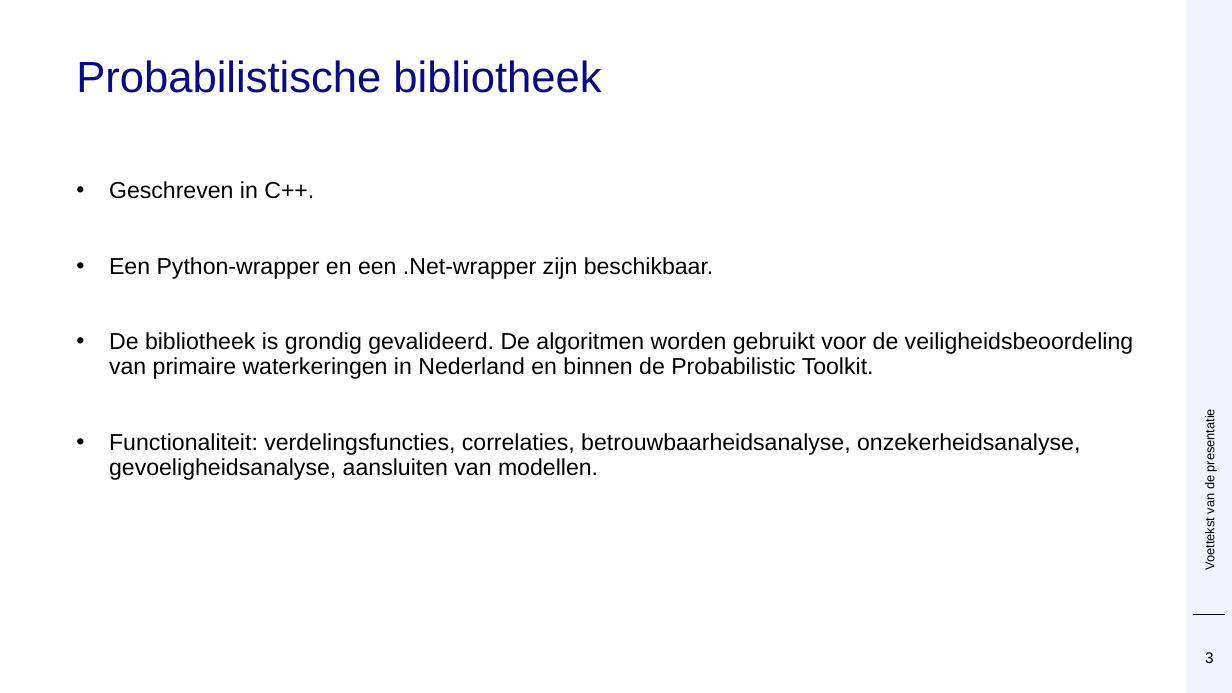
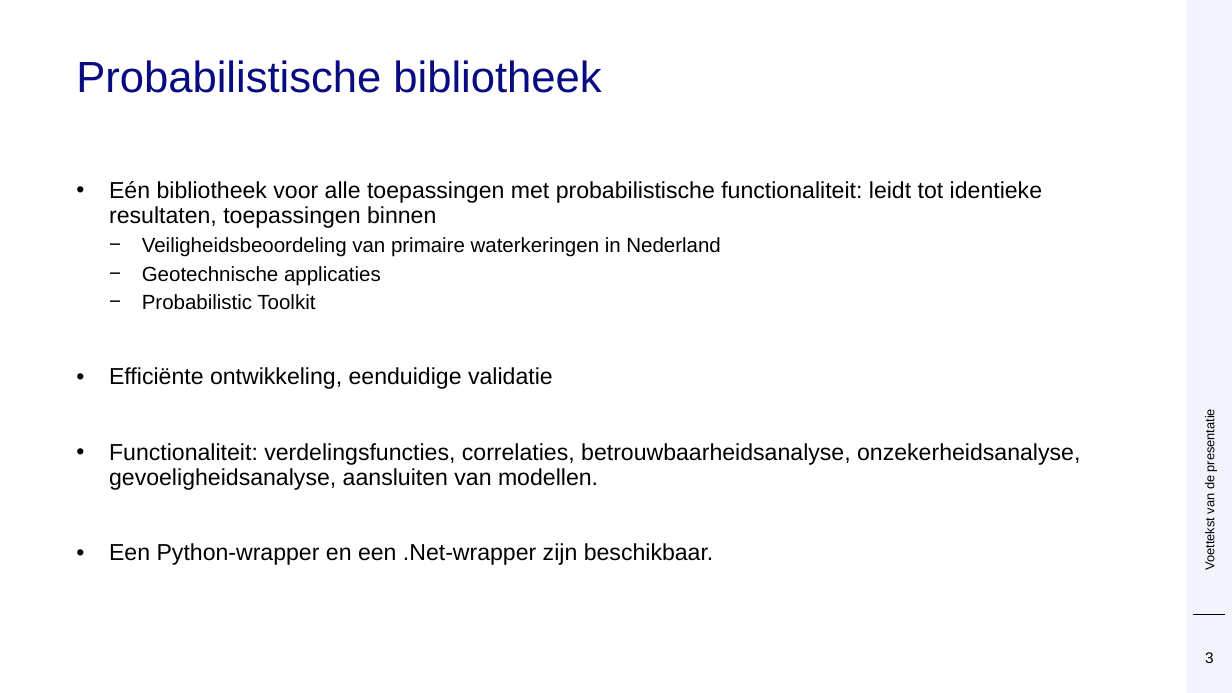
Before and after one commit to Deltares/ProbabilisticLibrary, a slide deck: slide 3 of sources/Deltares.Probabilistic.PWrapper.Examples/kratos/Prob Kratos DSD.pptx. Drawn at 1232x693 pixels with LibreOffice and Linux fonts; fonts in the diff are those of the drawing; background and template pictures are left out. Boxes give left, top, right and bottom in pixels: in the first picture for what was removed or moved away, otherwise in the second. Text is boxed around its words. In the diff, an @@ line names an element or a change of style, - is before the commit and + after.

```diff
--- a/sources/Deltares.Probabilistic.PWrapper.Examples/kratos/Prob Kratos DSD.pptx
+++ b/sources/Deltares.Probabilistic.PWrapper.Examples/kratos/Prob Kratos DSD.pptx
@@ text at [109,181,1080,490]: text changed @@
-• Geschreven in C++.
+• Eén bibliotheek voor alle toepassingen met probabilistische functionaliteit: leidt tot identieke resultaten, toepassingen binnen
+  − Veiligheidsbeoordeling van primaire waterkeringen in Nederland
+  − Geotechnische applicaties
+  − Probabilistic Toolkit
+• Efficiënte ontwikkeling, eenduidige validatie
+• Functionaliteit: verdelingsfuncties, correlaties, betrouwbaarheidsanalyse, onzekerheidsanalyse, gevoeligheidsanalyse, aansluiten van modellen.
@@ text at [109,332,1134,480]: paragraphs removed @@
-• De bibliotheek is grondig gevalideerd. De algoritmen worden gebruikt voor de veiligheidsbeoordeling van primaire waterkeringen in Nederland en binnen de Probabilistic Toolkit.
-• Functionaliteit: verdelingsfuncties, correlaties, betrouwbaarheidsanalyse, onzekerheidsanalyse, gevoeligheidsanalyse, aansluiten van modellen.
```
Also in this commit, not shown: 6 other slides changed.
